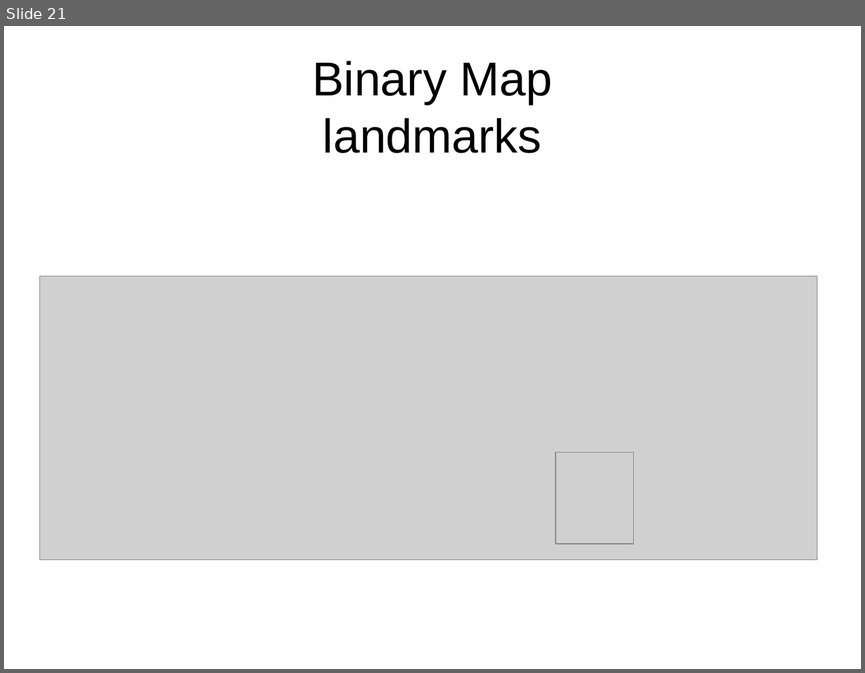
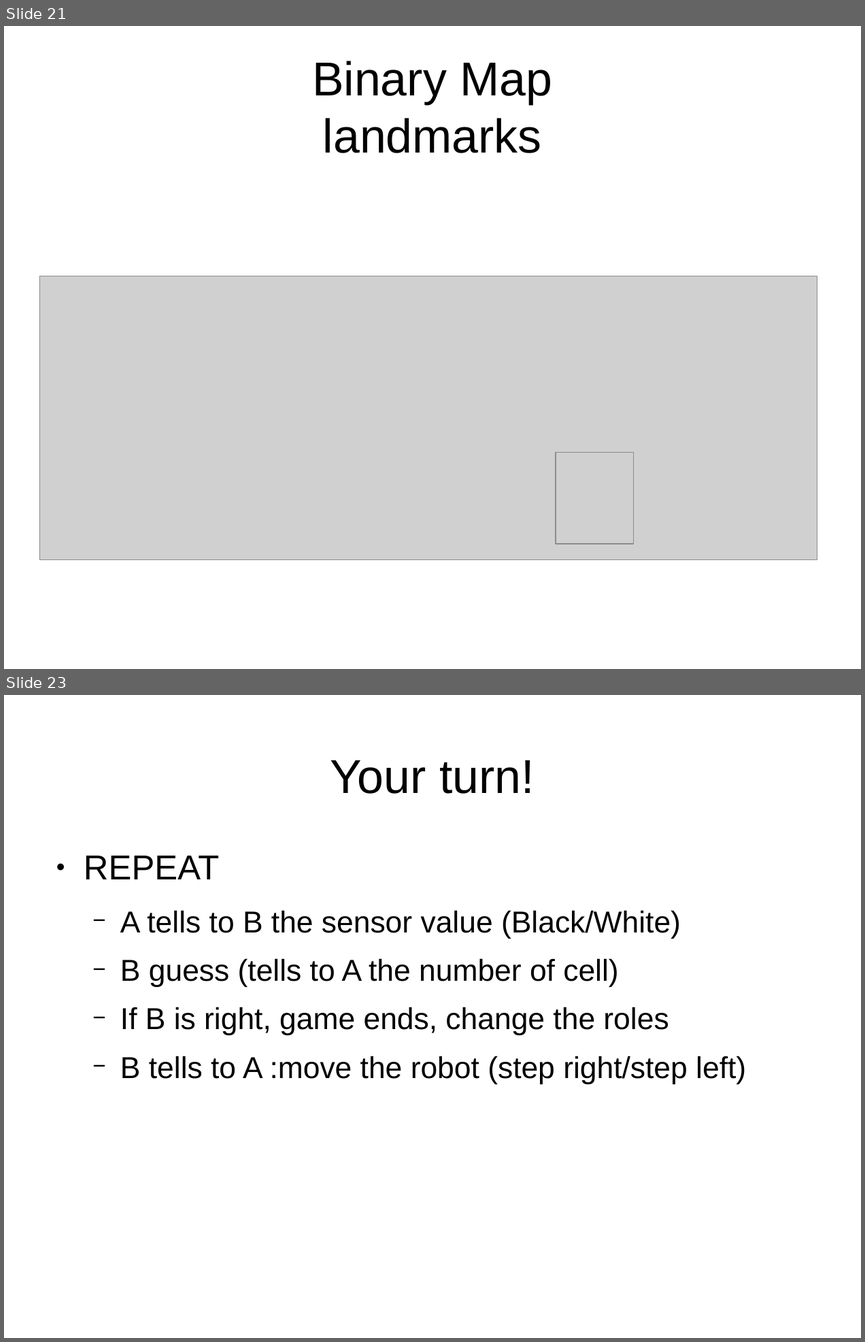
Before and after one commit to peterborkuti/english, a slide deck: robotlocalization/robotlocalization_02.odp. Shown one above the other, each under a label of ours: slide 21 before the commit, slides 21 and 23 after it; the slides between them are not shown. The pictures are 865x673 and 865x1342 pixels, drawn with LibreOffice and Linux fonts; fonts in the diff are those of the drawing; grey boxes stand for pictures. Boxes give left, top, right and bottom in pixels: in the first picture for what was removed or moved away, otherwise in the second. Text is boxed around its words. In the diff, an @@ line names an element or a change of style, - is before the commit and + after.

```diff
--- a/robotlocalization/robotlocalization_02.odp
+++ b/robotlocalization/robotlocalization_02.odp
@@ slide 23 added at (x1=4, y1=695, x2=861, y2=1338), background #FFFFFF @@
@@ title added at (x1=330, y1=760, x2=534, y2=794), 44 pt, text #000000 @@
+Your turn!
@@ text added at (x1=84, y1=855, x2=746, y2=1084), 28 pt, text #000000 @@
+● REPEAT
+  − A tells to B the sensor value (Black/White)
+  − B guess (tells to A the number of cell)
+  − If B is right, game ends, change the roles
+  − B tells to A :move the robot (step right/step left)
```
Also in this commit, not shown: 1 slide changed, 18 other slides added, 1 other file.
